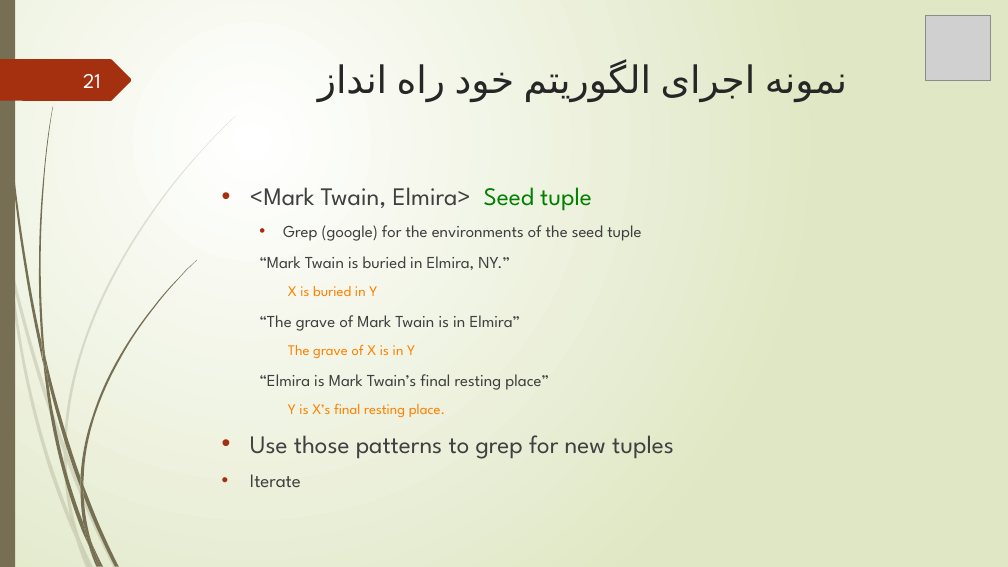
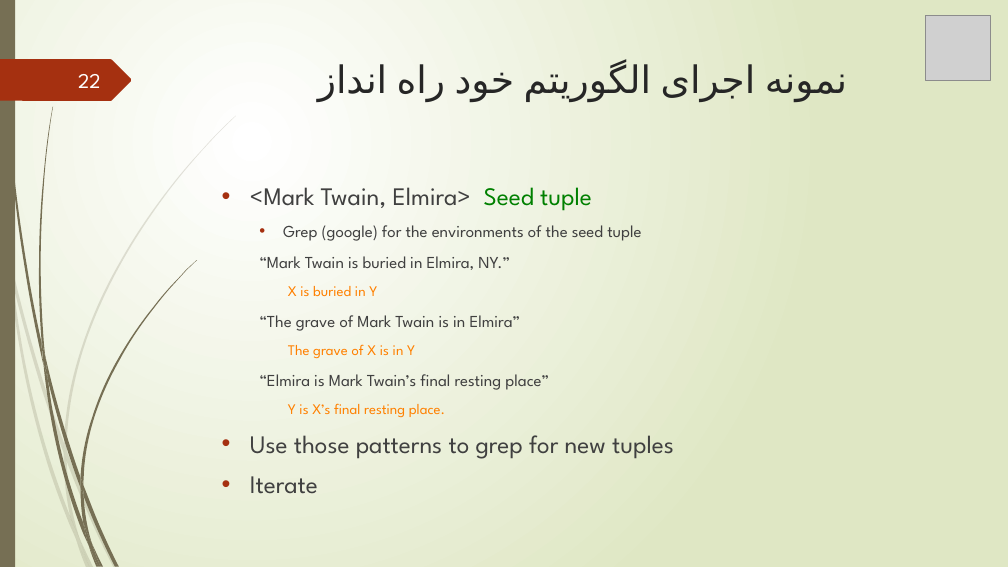
Before and after one commit to mahmoudrahat/PhD-Thesis-Documents, a slide deck: slide 22 of my powerpoints/Phd Thesis proposal.pptx (slide 21 before the commit). Drawn at 1008x567 pixels with LibreOffice and Linux fonts; fonts in the diff are those of the drawing; grey boxes stand for pictures. Boxes give left, top, right and bottom in pixels: in the first picture for what was removed or moved away, otherwise in the second. Text is boxed around its words. In the diff, an @@ line names an element or a change of style, - is before the commit and + after.

```diff
--- a/my powerpoints/Phd Thesis proposal.pptx
+++ b/my powerpoints/Phd Thesis proposal.pptx
@@ page number at [78, 74, 101, 88]: text changed @@
-21
+22
@@ text at [250, 476, 318, 494]: size 18 to 24 pt in "Iterate" @@
```
Also in this commit, not shown: 10 other slides changed, 18 slides added, 2 other files.
